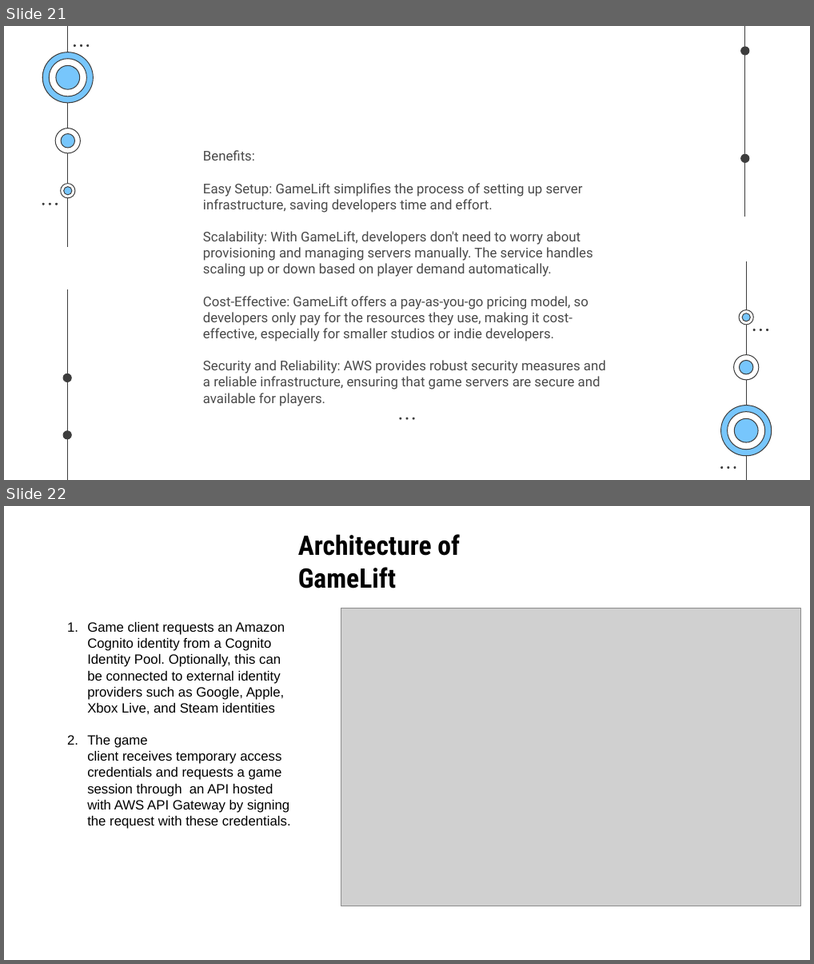
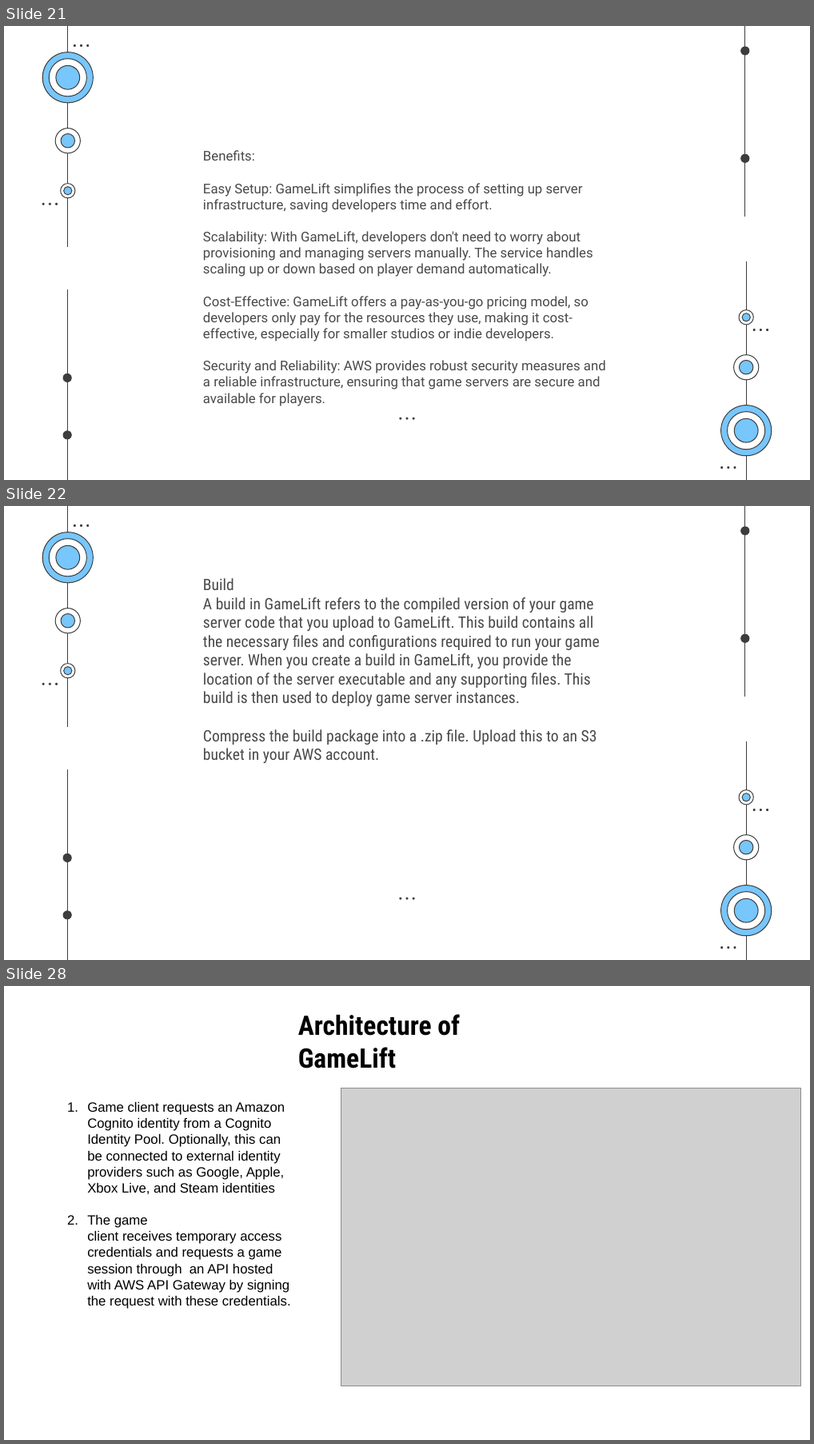
Before and after one commit to SaurabhYadav388/misc_works, a slide deck: Cloud_PPT/Shosau.pptx. Shown one above the other, each under a label of ours: slides 21 and 22 before the commit, slides 21, 22 and 28 after it; the slides between them are not shown. The pictures are 814x964 and 814x1444 pixels, drawn with LibreOffice and Linux fonts; fonts in the diff are those of the drawing; grey boxes stand for pictures. Boxes give left, top, right and bottom in pixels: in the first picture for what was removed or moved away, otherwise in the second. Text is boxed around its words. In the diff, an @@ line names an element or a change of style, - is before the commit and + after.

```diff
--- a/Cloud_PPT/Shosau.pptx
+++ b/Cloud_PPT/Shosau.pptx
@@ slide 22 added at <box>4,506,810,960</box>, background #FFFFFF; not listed: 51 template elements that a slide beside it also shows @@
@@ subtitle added at <box>203,578,600,763</box>, 14 pt, text #494949 @@
+Build
+A build in GameLift refers to the compiled version of your game server code that you upload to GameLift. This build contains all the necessary files and configurations required to run your game server. When you create a build in GameLift, you provide the location of the server executable and any supporting files. This build is then used to deploy game server instances.
+Compress the build package into a .zip file. Upload this to an S3 bucket in your AWS account.
@@ what was slide 22 is now slide 28 @@
```
Also in this commit, not shown: 1 slide changed, 5 other slides added.
